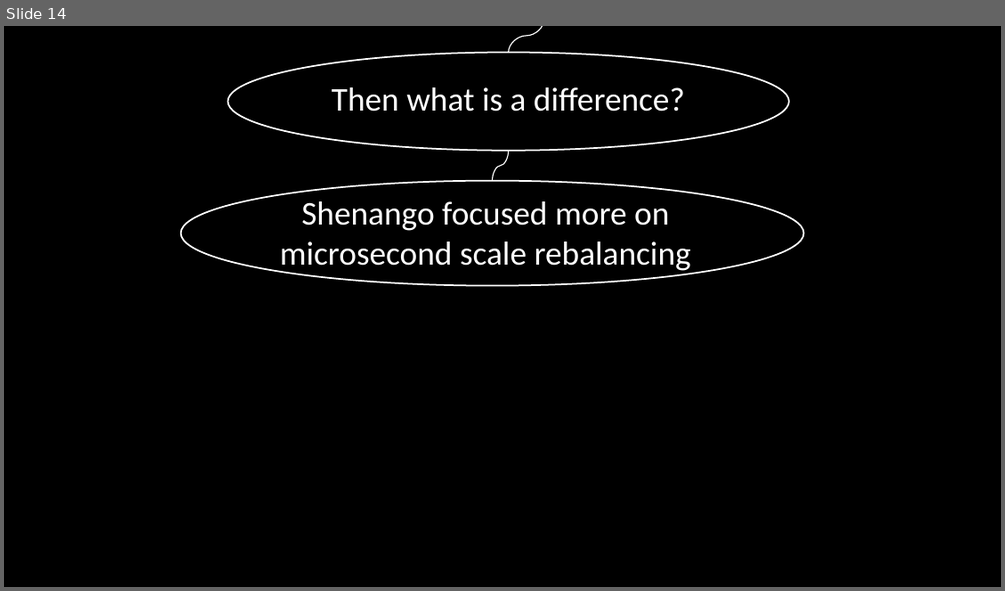
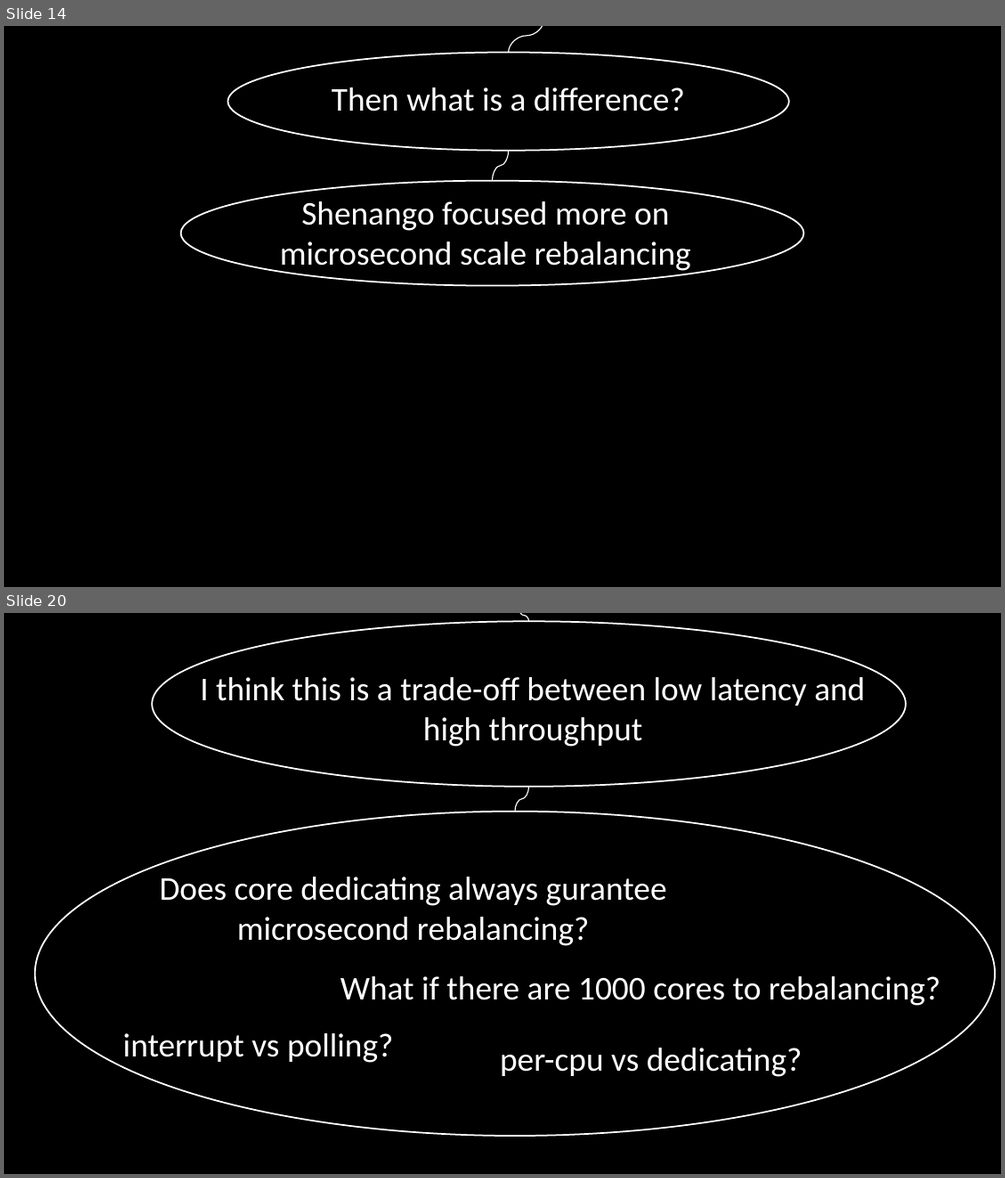
Before and after one commit to minseok127/paper_reviews, a slide deck: operating_system/ghOSt/Shenango.pptx. Shown one above the other, each under a label of ours: slide 14 before the commit, slides 14 and 20 after it; the slides between them are not shown. The pictures are 1005x591 and 1005x1178 pixels, drawn with LibreOffice and Linux fonts; fonts in the diff are those of the drawing. Boxes give left, top, right and bottom in pixels: in the first picture for what was removed or moved away, otherwise in the second. Text is boxed around its words. In the diff, an @@ line names an element or a change of style, - is before the commit and + after.

```diff
--- a/operating_system/ghOSt/Shenango.pptx
+++ b/operating_system/ghOSt/Shenango.pptx
@@ slide 20 added at (4, 613, 1001, 1174), background #000000 @@
@@ ellipse added at (152, 621, 906, 787), outline #FFFFFF 1.5 pt @@
@@ curved line added from (519, 613) to (529, 621), #FFFFFF 1 pt @@
@@ text added at (200, 677, 865, 747), 32 pt, text #FFFFFF @@
+I think this is a trade-off between low latency and high throughput
@@ curved line added from (529, 787) to (515, 811), #FFFFFF 1 pt @@
@@ ellipse added at (34, 811, 995, 1135), outline #FFFFFF 1.5 pt @@
@@ text added at (160, 876, 667, 946), 32 pt, text #FFFFFF @@
+Does core dedicating always gurantee microsecond rebalancing?
@@ text added at (340, 976, 940, 1005), 32 pt, text #FFFFFF @@
+What if there are 1000 cores to rebalancing?
@@ text added at (123, 1033, 393, 1062), 32 pt, text #FFFFFF @@
+interrupt vs polling?
@@ text added at (500, 1047, 802, 1077), 32 pt, text #FFFFFF @@
+per-cpu vs dedicating?
```
Also in this commit, not shown: 4 slides changed, 8 other slides added, 3 other files.
